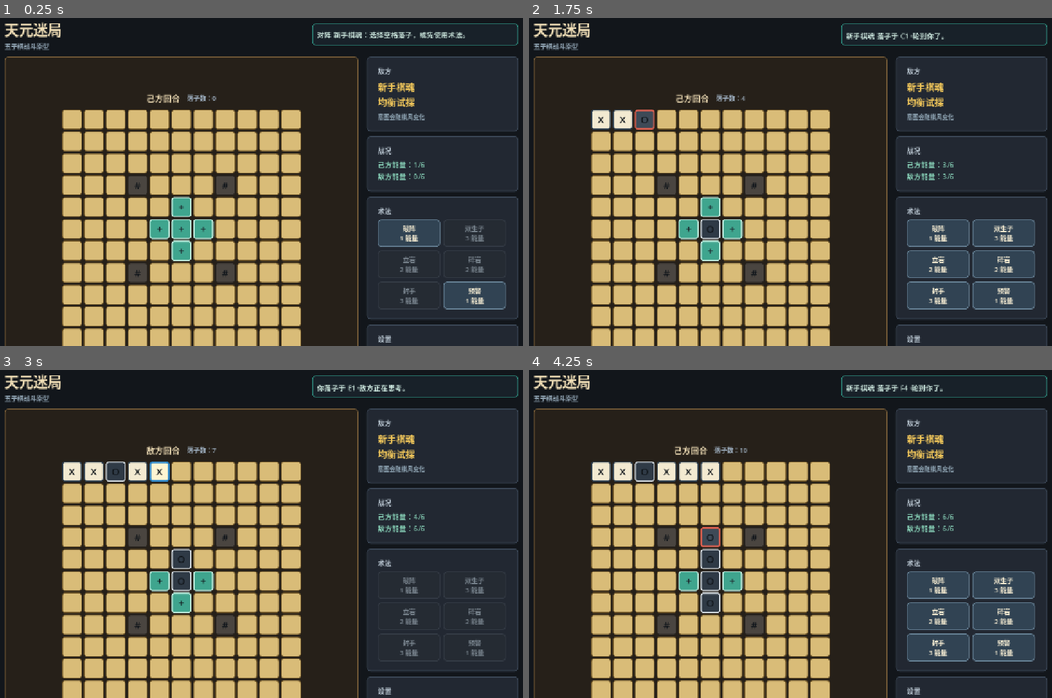
Above: before the commit, frames 1-4 (two rows, left to right).
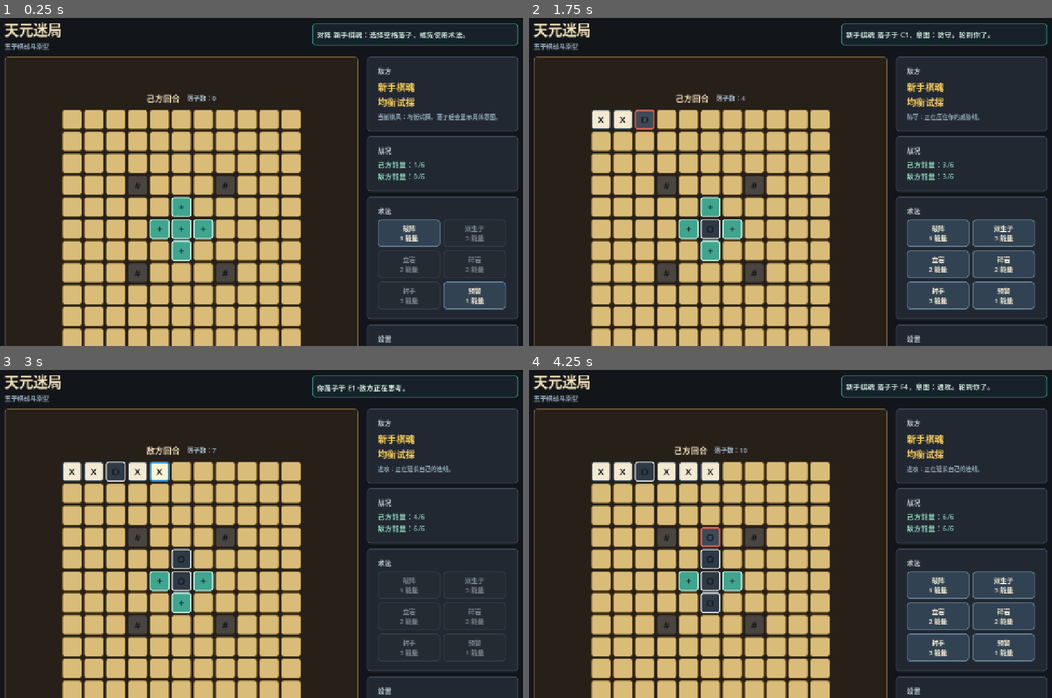
Above: after the commit, the same moments.

Repository: eason522/game
Game: Godot game, scene res://scenes/game/BattleScene.tscn
Same seed, same stepped clock (60 frames per second), same inputs: the game is played once before the commit and once after it.
Inputs (mouse positions are in pixels of both pictures, inside the frame that each line leads up to):
- Up to frame 1 (0.25 s): no input
- Up to frame 2 (1.75 s): click (602, 119) at 0.52 s; click (623, 119) at 1.27 s
- Up to frame 3 (3 s): click (135, 471) at 2.02 s; click (162, 471) at 2.77 s
- Up to frame 4 (4.25 s): click (712, 471) at 3.52 s

The runs differ from the first frame. In frame 1, 0.3% of the frame differs, in the area x 72-96%, y 29-32%; in frame 2, 0.5%; in frame 3, 0.2%; in frame 4, 0.6%, in the area x 60-89%, y 3-32%.

Commit message:
Add rock boss mechanics and AI intent explanations

Diff:
--- a/scripts/ai/EnemyAI.gd
+++ b/scripts/ai/EnemyAI.gd
@@ -78,6 +78,7 @@
 
 var rule_checker := RuleChecker.new()
 var profile_id := DEFAULT_PROFILE_ID
+var last_plan := {}
 
 
 func _init(starting_profile_id: String = DEFAULT_PROFILE_ID) -> void:
@@ -109,24 +110,58 @@
 
 
 func choose_move(board: BoardState, enemy_owner: int = BoardState.ENEMY, player_owner: int = BoardState.PLAYER, override_profile_id: String = "") -> Vector2i:
+	var plan := choose_move_plan(board, enemy_owner, player_owner, override_profile_id)
+	last_plan = plan
+	return plan.get("move", Vector2i(-1, -1))
+
+
+func choose_move_plan(board: BoardState, enemy_owner: int = BoardState.ENEMY, player_owner: int = BoardState.PLAYER, override_profile_id: String = "") -> Dictionary:
 	var playable_cells := board.get_playable_cells(enemy_owner)
-
-	if playable_cells.is_empty():
-		return Vector2i(-1, -1)
-
-	var winning_move := _find_finishing_move(board, playable_cells, enemy_owner)
-
-	if winning_move != Vector2i(-1, -1):
-		return winning_move
-
-	var blocking_move := _find_finishing_move(board, playable_cells, player_owner)
-
-	if blocking_move != Vector2i(-1, -1):
-		return blocking_move
-
 	var active_profile_id := profile_id if override_profile_id.is_empty() else override_profile_id
 	var profile: Dictionary = PROFILES.get(active_profile_id, PROFILES[DEFAULT_PROFILE_ID])
-	return _find_best_scored_move(board, playable_cells, enemy_owner, player_owner, profile)
+
+	if playable_cells.is_empty():
+		return _make_plan(Vector2i(-1, -1), "无路可走", "没有可落子的空格。", "none", 0.0)
+
+	var winning_move := _find_finishing_move(board, playable_cells, enemy_owner)
+
+	if winning_move != Vector2i(-1, -1):
+		return _make_plan(winning_move, "进攻", "发现可直接连五的胜点。", "attack", INF)
+
+	var blocking_move := _find_finishing_move(board, playable_cells, player_owner)
+
+	if blocking_move != Vector2i(-1, -1):
+		return _make_plan(blocking_move, "防守", "优先阻断你的连五。", "defense", INF)
+
+	return _find_best_scored_plan(board, playable_cells, enemy_owner, player_owner, profile)
+
+
+func get_last_plan() -> Dictionary:
+	return last_plan.duplicate()
+
+
+func choose_rock_target(board: BoardState, enemy_owner: int = BoardState.ENEMY, player_owner: int = BoardState.PLAYER) -> Vector2i:
+	var rockable_cells := _get_rockable_cells(board)
+
+	if rockable_cells.is_empty():
+		return Vector2i(-1, -1)
+
+	var urgent_block := _find_finishing_move(board, rockable_cells, player_owner)
+
+	if urgent_block != Vector2i(-1, -1):
+		return urgent_block
+
+	var best_cell: Vector2i = rockable_cells[0]
+	var best_score := -INF
+
+	for cell in rockable_cells:
+		var score := _score_rock_target(board, cell, enemy_owner, player_owner)
+
+		if score > best_score:
+			best_score = score
+			best_cell = cell
+
+	return best_cell
 
 
 func _find_finishing_move(board: BoardState, playable_cells: Array, owner: int) -> Vector2i:
@@ -155,33 +190,99 @@
 	return best_cell
 
 
+func _find_best_scored_plan(board: BoardState, playable_cells: Array, enemy_owner: int, player_owner: int, profile: Dictionary) -> Dictionary:
+	var best_cell: Vector2i = playable_cells[0]
+	var best_score := -INF
+	var best_breakdown := {}
+
+	for cell in playable_cells:
+		var breakdown := _score_cell_breakdown(board, cell, enemy_owner, player_owner, profile)
+		var score: float = breakdown.get("total", 0.0)
+
+		if score > best_score:
+			best_score = score
+			best_cell = cell
+			best_breakdown = breakdown
+
+	var intent := _intent_from_breakdown(best_breakdown)
+	return _make_plan(best_cell, intent.get("label", "均衡"), intent.get("reason", "综合棋形、中心和地形评分。"), intent.get("category", "balanced"), best_score)
+
+
 func _score_cell(board: BoardState, cell: Vector2i, enemy_owner: int, player_owner: int, profile: Dictionary) -> float:
+	return _score_cell_breakdown(board, cell, enemy_owner, player_owner, profile).get("total", 0.0)
+
+
+func _score_cell_breakdown(board: BoardState, cell: Vector2i, enemy_owner: int, player_owner: int, profile: Dictionary) -> Dictionary:
 	var center := Vector2((board.width - 1) * 0.5, (board.height - 1) * 0.5)
 	var distance_to_center := Vector2(cell).distance_to(center)
 	var center_score: float = max(0.0, 100.0 - distance_to_center * 10.0)
 	var enemy_line := _line_potential(board, cell, enemy_owner)
 	var player_line := _line_potential(board, cell, player_owner)
-	var score: float = center_score * profile.get("center_weight", 1.0)
-
-	score += enemy_line * enemy_line * 10.0 * profile.get("attack_weight", 1.0)
-	score += player_line * player_line * 10.0 * profile.get("defense_weight", 1.0)
+	var center_value: float = center_score * profile.get("center_weight", 1.0)
+	var attack_value: float = enemy_line * enemy_line * 10.0 * profile.get("attack_weight", 1.0)
+	var defense_value: float = player_line * player_line * 10.0 * profile.get("defense_weight", 1.0)
+	var resource_value := 0.0
+	var rock_value: float = _adjacent_rock_count(board, cell) * profile.get("rock_adjacency_weight", 0.0)
+	var score: float = center_value + attack_value + defense_value + rock_value
+
 
 	if enemy_line >= 4:
 		score += profile.get("make_four", 0.0)
+		attack_value += profile.get("make_four", 0.0)
 	elif enemy_line >= 3:
 		score += profile.get("make_three", 0.0)
+		attack_value += profile.get("make_three", 0.0)
 
 	if player_line >= 4:
 		score += profile.get("block_four", 0.0)
+		defense_value += profile.get("block_four", 0.0)
 	elif player_line >= 3:
 		score += profile.get("block_three", 0.0)
+		defense_value += profile.get("block_three", 0.0)
 
 	if board.get_terrain(cell) == BoardState.TERRAIN_SPIRIT:
-		score += profile.get("resource_weight", 0.0)
-
-	score += _adjacent_rock_count(board, cell) * profile.get("rock_adjacency_weight", 0.0)
-
-	return score
+		resource_value = profile.get("resource_weight", 0.0)
+		score += resource_value
+
+	return {
+		"total": score,
+		"center": center_value,
+		"attack": attack_value,
+		"defense": defense_value,
+		"resource": resource_value,
+		"rock": rock_value,
+		"enemy_line": enemy_line,
+		"player_line": player_line,
+	}
+
+
+func _make_plan(move: Vector2i, label: String, reason: String, category: String, score: float) -> Dictionary:
+	return {
+		"move": move,
+		"intent": label,
+		"reason": reason,
+		"category": category,
+		"score": score,
+	}
+
+
+func _intent_from_breakdown(breakdown: Dictionary) -> Dictionary:
+	var choices := [
+		{"category": "attack", "label": "进攻", "reason": "正在延长自己的连线。", "value": breakdown.get("attack", 0.0)},
+		{"category": "defense", "label": "防守", "reason": "正在压住你的威胁线。", "value": breakdown.get("defense", 0.0)},
+		{"category": "resource", "label": "争夺资源", "reason": "优先抢占灵脉格。", "value": breakdown.get("resource", 0.0)},
+		{"category": "terrain", "label": "岩阵压制", "reason": "借岩石附近的落点收缩棋盘。", "value": breakdown.get("rock", 0.0)},
+	]
+	var best: Dictionary = choices[0]
+
+	for choice in choices:
+		if choice.get("value", 0.0) > best.get("value", 0.0):
+			best = choice
+
+	if best.get("value", 0.0) <= 0.0:
+		return {"category": "balanced", "label": "均衡", "reason": "暂时按中心与整体棋形落子。"}
+
+	return best
 
 
 func _line_potential(board: BoardState, cell: Vector2i, owner: int) -> int:
@@ -227,6 +328,35 @@
 				count += 1
 
 	return count
+
+
+func _get_rockable_cells(board: BoardState) -> Array:
+	var cells: Array = []
+
+	for y in range(board.height):
+		for x in range(board.width):
+			var pos := Vector2i(x, y)
+
+			if board.get_piece(pos) == BoardState.EMPTY and board.get_terrain(pos) != BoardState.TERRAIN_ROCK:
+				cells.append(pos)
+
+	return cells
+
+
+func _score_rock_target(board: BoardState, cell: Vector2i, enemy_owner: int, player_owner: int) -> float:
+	var center := Vector2((board.width - 1) * 0.5, (board.height - 1) * 0.5)
+	var player_line := _line_potential(board, cell, player_owner)
+	var enemy_line := _line_potential(board, cell, enemy_owner)
+	var score: float = max(0.0, 80.0 - Vector2(cell).distance_to(center) * 8.0)
+
+	score += player_line * player_line * 75.0
+	score += enemy_line * 12.0
+	score += _adjacent_rock_count(board, cell) * 55.0
+
+	if board.get_terrain(cell) == BoardState.TERRAIN_SPIRIT:
+		score -= 120.0
+
+	return score
 
 
 func _directions() -> Array:
--- a/scripts/game/BattleScene.gd
+++ b/scripts/game/BattleScene.gd
@@ -3,6 +3,7 @@
 const BOARD_SIZE := 11
 const CELL_SIZE := Vector2(48, 48)
 const ENERGY_MAX := 6
+const ROCK_BOSS_ROCK_INTERVAL := 3
 const SkillExecutorScript := preload("res://scripts/skills/SkillExecutor.gd")
 
 var board := BoardState.new(BOARD_SIZE, BOARD_SIZE)
@@ -15,6 +16,7 @@
 var move_count_label: Label
 var energy_label: Label
 var enemy_profile_label: Label
+var enemy_intent_hint_label: Label
 var board_grid: GridContainer
 var skill_bar: GridContainer
 var reset_button: Button
@@ -35,8 +37,10 @@
 var last_move := Vector2i(-1, -1)
 var last_move_owner := BoardState.EMPTY
 var move_count := 0
+var enemy_turn_count := 0
 var player_energy := 0
 var enemy_energy := 0
+var enemy_intent_hint := ""
 var selected_skill_id := ""
 var warning_target := Vector2i(-1, -1)
 var break_array_active := false
@@ -234,11 +238,12 @@
 	enemy_profile_label.add_theme_color_override("font_color", Color("#f0c65a"))
 	enemy_panel.add_child(enemy_profile_label)
 
-	var intent_label := Label.new()
-	intent_label.text = "意图会随棋风变化"
-	intent_label.add_theme_font_size_override("font_size", 14)
-	intent_label.add_theme_color_override("font_color", Color("#91a7b6"))
-	enemy_panel.add_child(intent_label)
+	enemy_intent_hint_label = Label.new()
+	enemy_intent_hint_label.text = "意图会随棋风变化"
+	enemy_intent_hint_label.autowrap_mode = TextServer.AUTOWRAP_WORD_SMART
+	enemy_intent_hint_label.add_theme_font_size_override("font_size", 14)
+	enemy_intent_hint_label.add_theme_color_override("font_color", Color("#91a7b6"))
+	enemy_panel.add_child(enemy_intent_hint_label)
 
 	var resource_panel := _create_side_panel(sidebar, "战况")
 
@@ -361,8 +366,10 @@
 	last_move = Vector2i(-1, -1)
 	last_move_owner = BoardState.EMPTY
 	move_count = 0
+	enemy_turn_count = 0
 	player_energy = 0
 	enemy_energy = 0
+	enemy_intent_hint = _format_enemy_intro()
 	selected_skill_id = ""
 	warning_target = Vector2i(-1, -1)
 	break_array_active = false
@@ -387,6 +394,16 @@
 		Vector2i(7, 7),
 	]
 
+	if enemy_ai.get_profile_id() == EnemyAI.PROFILE_ROCK_BOSS:
+		rock_cells = [
+			Vector2i(2, 5),
+			Vector2i(4, 3),
+			Vector2i(6, 3),
+			Vector2i(8, 5),
+			Vector2i(4, 7),
+			Vector2i(6, 7),
+		]
+
 	for pos in spirit_cells:
 		board.set_terrain(pos, BoardState.TERRAIN_SPIRIT)
 
@@ -428,7 +445,8 @@
 	if game_over:
 		return
 
-	var move := enemy_ai.choose_move(board)
+	var plan := enemy_ai.choose_move_plan(board)
+	var move: Vector2i = plan.get("move", Vector2i(-1, -1))
 
 	if move == Vector2i(-1, -1):
 		_set_draw()
@@ -438,13 +456,48 @@
 	_record_move(move, BoardState.ENEMY)
 	_apply_terrain_reward(move, BoardState.ENEMY)
 	_finish_turn(BoardState.ENEMY)
-	board.decay_seals()
 
 	if not game_over:
+		enemy_turn_count += 1
+		var rock_note := _resolve_rock_boss_pressure()
+
+		if board.get_playable_cells().is_empty():
+			_set_draw()
+			return
+
+		board.decay_seals()
 		current_turn = BoardState.PLAYER
 		_begin_turn(BoardState.PLAYER)
-		_set_status("%s 落子于 %s。轮到你了。" % [enemy_ai.get_profile_name(), _format_board_pos(move)])
+		var move_intent_hint := "%s：%s" % [plan.get("intent", enemy_ai.get_profile_intent()), plan.get("reason", "")]
+		enemy_intent_hint = move_intent_hint if enemy_intent_hint.is_empty() or rock_note.is_empty() else "%s\n%s" % [move_intent_hint, enemy_intent_hint]
+		_set_status("%s 落子于 %s，意图：%s。%s轮到你了。" % [
+			enemy_ai.get_profile_name(),
+			_format_board_pos(move),
+			plan.get("intent", enemy_ai.get_profile_intent()),
+			rock_note,
+		])
 		_refresh_board()
+
+
+func _resolve_rock_boss_pressure() -> String:
+	if enemy_ai.get_profile_id() != EnemyAI.PROFILE_ROCK_BOSS:
+		return ""
+
+	var turns_until_rock := ROCK_BOSS_ROCK_INTERVAL - enemy_turn_count % ROCK_BOSS_ROCK_INTERVAL
+
+	if enemy_turn_count % ROCK_BOSS_ROCK_INTERVAL != 0:
+		enemy_intent_hint = "岩阵压制：%d 个敌方回合后尝试生成岩石。" % turns_until_rock
+		return "岩阵正在聚势，%d 回合后生成岩石。" % turns_until_rock
+
+	var rock_target := enemy_ai.choose_rock_target(board)
+
+	if rock_target == Vector2i(-1, -1):
+		enemy_intent_hint = "岩阵压制：棋盘已无可生成岩石的位置。"
+		return "岩阵没有找到可生成的位置。"
+
+	board.set_terrain(rock_target, BoardState.TERRAIN_ROCK)
+	enemy_intent_hint = "岩阵压制：在 %s 生成岩石，压缩你的连线空间。" % _format_board_pos(rock_target)
+	return "岩王在 %s 生成岩石。" % _format_board_pos(rock_target)
 
 
 func _cycle_enemy_profile() -> void:
@@ -802,7 +855,7 @@
 
 
 func _refresh_info_labels() -> void:
-	if turn_label == null or move_count_label == null or energy_label == null or enemy_profile_label == null:
+	if turn_label == null or move_count_label == null or energy_label == null or enemy_profile_label == null or enemy_intent_hint_label == null:
 		return
 
 	var turn_text := "战斗结束"
@@ -814,9 +867,17 @@
 	move_count_label.text = "落子数：%d" % move_count
 	energy_label.text = "己方能量：%d/%d\n敌方能量：%d/%d" % [player_energy, ENERGY_MAX, enemy_energy, ENERGY_MAX]
 	enemy_profile_label.text = "%s\n%s" % [enemy_ai.get_profile_name(), enemy_ai.get_profile_intent()]
+	enemy_intent_hint_label.text = enemy_intent_hint
 
 	if enemy_profile_button != null:
 		enemy_profile_button.text = "切换敌人：%s" % enemy_ai.get_profile_name()
+
+
+func _format_enemy_intro() -> String:
+	if enemy_ai.get_profile_id() == EnemyAI.PROFILE_ROCK_BOSS:
+		return "岩王开局布置岩阵，并每 %d 个敌方回合尝试生成岩石。" % ROCK_BOSS_ROCK_INTERVAL
+
+	return "当前棋风：%s。落子后会显示具体意图。" % enemy_ai.get_profile_intent()
 
 
 func _adjacent_offsets() -> Array:
--- a/tests/ai_personality_smoke.gd
+++ b/tests/ai_personality_smoke.gd
@@ -20,6 +20,8 @@
 func _run() -> void:
 	_assert_profiles_choose_different_priorities()
 	_assert_forced_win_and_block_override_personality()
+	_assert_move_plan_explains_intent()
+	_assert_rock_boss_selects_pressure_rock_target()
 
 
 func _assert_profiles_choose_different_priorities() -> void:
@@ -73,3 +75,53 @@
 
 	if blocking_move != Vector2i(4, 2):
 		failures.append("forced block: expected E3 before attack preference, got %s" % str(blocking_move))
+
+
+func _assert_move_plan_explains_intent() -> void:
+	var board := BoardState.new(11, 11)
+	var fast_ai := EnemyAI.new(EnemyAI.PROFILE_FAST_ATTACKER)
+
+	board.place_piece(Vector2i(1, 1), BoardState.ENEMY)
+	board.place_piece(Vector2i(2, 1), BoardState.ENEMY)
+
+	var plan := fast_ai.choose_move_plan(board)
+
+	if plan.get("move", Vector2i(-1, -1)) != Vector2i(3, 1):
+		failures.append("move plan: expected fast attacker to choose D2, got %s" % str(plan.get("move", Vector2i(-1, -1))))
+		return
+
+	if plan.get("category", "") != "attack":
+		failures.append("move plan: expected attack category, got %s" % plan.get("category", ""))
+		return
+
+	if String(plan.get("reason", "")).is_empty():
+		failures.append("move plan: expected a readable reason")
+
+
+func _assert_rock_boss_selects_pressure_rock_target() -> void:
+	var board := BoardState.new(11, 11)
+	var boss_ai := EnemyAI.new(EnemyAI.PROFILE_ROCK_BOSS)
+
+	for x in range(4):
+		board.place_piece(Vector2i(x, 4), BoardState.PLAYER)
+
+	var urgent_target := boss_ai.choose_rock_target(board)
+
+	if urgent_target != Vector2i(4, 4):
+		failures.append("rock boss target: expected urgent player win block at E5, got %s" % str(urgent_target))
+		return
+
+	board = BoardState.new(11, 11)
+	board.set_terrain(Vector2i(5, 5), BoardState.TERRAIN_SPIRIT)
+	board.set_terrain(Vector2i(4, 4), BoardState.TERRAIN_ROCK)
+	board.place_piece(Vector2i(1, 1), BoardState.PLAYER)
+	board.place_piece(Vector2i(2, 1), BoardState.PLAYER)
+
+	var pressure_target := boss_ai.choose_rock_target(board)
+
+	if pressure_target == Vector2i(-1, -1):
+		failures.append("rock boss target: expected a pressure rock target")
+		return
+
+	if board.get_terrain(pressure_target) == BoardState.TERRAIN_SPIRIT:
+		failures.append("rock boss target: expected non-urgent rock generation to avoid spirit cells")
Not shown, changed: DEVELOPMENT_PLAN.md
